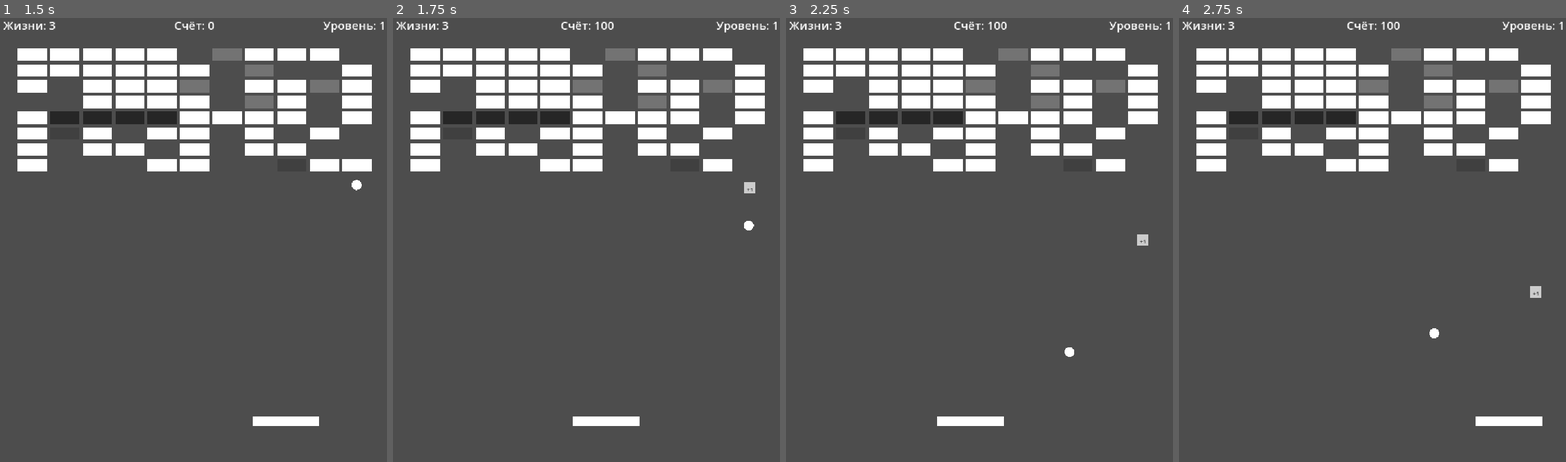
Above: before the commit, frames 1-4 (left to right).
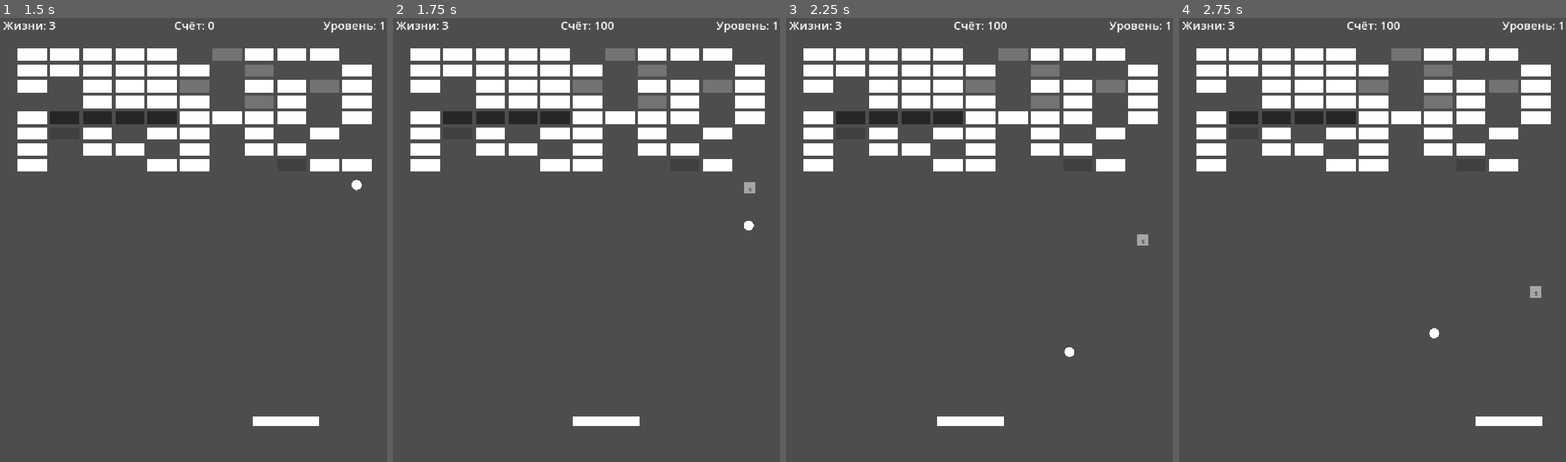
Above: after the commit, the same moments.

Repository: Ardarik421/arkanoid
Game: Godot game, scene res://scenes/main.tscn
The game is run twice, just before and just after one commit, with the same random seed, the same clock (stepped at 60 frames per second) and the same inputs. The project has no main scene, so this scene is started directly.
Inputs (mouse positions are in pixels of both pictures, inside the frame that each line leads up to):
- Up to frame 1 (1.5 s): tap Enter at 0.5 s; move the mouse to (282, 213) at 0.52 s; hold D (move_right) 0.53-1.28 s; tap Space (launch_ball) at 0.6, 1.35 s; move the mouse to (116, 262) at 1.27 s; hold A (move_left) from 1.28 s (still down)
- Up to frame 2 (1.75 s): keep holding A (move_left)
- Up to frame 3 (2.25 s): move the mouse to (1022, 137) at 2.02 s; release A (move_left) at 2.03 s; hold D (move_right) from 2.03 s (still down); tap Space (launch_ball) at 2.1 s
- Up to frame 4 (2.75 s): keep holding D (move_right)

Frame 1 is identical in both runs. In frame 2, less than 0.1% of the frame differs, in the area x 90-94%, y 36-40%; in frame 3, less than 0.1%; in frame 4, less than 0.1%, in the area x 90-94%, y 60-64%.

Commit message:
Добавили щит

Diff:
--- a/scenes/ball.gd
+++ b/scenes/ball.gd
@@ -8,8 +8,11 @@
 var is_attached: bool = true
 var is_piercing: bool = false
 var is_explosive: bool = false
+var shield_active: bool = false
+var shield_y: float = 1040.0
 
 func _ready():
+	set_collision_mask_value(1, true)
 	queue_redraw()
 
 func _draw():
@@ -23,6 +26,11 @@
 func _physics_process(delta):
 	if is_attached:
 		return
+
+	if shield_active and direction.y > 0.0:
+		if global_position.y + radius >= shield_y:
+			global_position.y = shield_y - radius
+			direction.y = -abs(direction.y)
 
 	var collision = move_and_collide(direction * speed * delta)
 
--- a/scenes/ball.tscn
+++ b/scenes/ball.tscn
@@ -6,6 +6,7 @@
 radius = 12.0
 
 [node name="Ball" type="CharacterBody2D" unique_id=139788040]
+collision_mask = 3
 script = ExtResource("1_7s4qf")
 
 [node name="CollisionShape2D" type="CollisionShape2D" parent="." unique_id=1824811220]
--- a/scenes/bonus.gd
+++ b/scenes/bonus.gd
@@ -12,7 +12,8 @@
 	FAST_BALL,
 	SPLIT_BALLS,
 	PIERCING_BALL,
-	EXPLOSIVE_BALL
+	EXPLOSIVE_BALL,
+	SHIELD
 }
 
 @export var bonus_type: BonusType = BonusType.EXPAND_PADDLE
@@ -70,6 +71,10 @@
 			bonus_color = Color(1.0, 0.2, 0.1)
 			bonus_text = "E"
 
+		BonusType.SHIELD:
+			bonus_color = Color(0.2, 0.6, 1.0)
+			bonus_text = "B"
+
 	draw_rect(rect, bonus_color)
 
 	var font = ThemeDB.fallback_font
--- a/scenes/main.gd
+++ b/scenes/main.gd
@@ -86,6 +86,8 @@
 
 const BALL_SCENE = preload("res://scenes/ball.tscn")
 
+var shield_active: bool = false
+
 
 # =========================
 # СОСТОЯНИЕ ГЕНЕРАЦИИ УРОВНЯ
@@ -114,6 +116,7 @@
 
 func _ready():
 
+	set_shield_enabled(false)
 	active_balls.append($Ball)
 
 	if use_test_level:
@@ -191,6 +194,7 @@
 	new_ball.speed = source_ball.speed
 	new_ball.is_piercing = source_ball.is_piercing
 	new_ball.is_explosive = source_ball.is_explosive
+	new_ball.shield_active = shield_active
 	new_ball.is_attached = false
 
 	for ball in active_balls:
@@ -233,6 +237,14 @@
 			ball.is_explosive = enabled
 			ball.queue_redraw()
 
+func set_shield_enabled(enabled: bool):
+	shield_active = enabled
+	$Shield.visible = enabled
+
+	for ball in active_balls:
+		if is_instance_valid(ball):
+			ball.shield_active = enabled
+
 func stop_all_balls():
 	for ball in active_balls:
 		if is_instance_valid(ball):
@@ -304,6 +316,7 @@
 	lives = 3
 	$Paddle.set_width(160.0)
 	set_all_balls_speed(700.0)
+	set_shield_enabled(false)
 
 # =========================
 # ПОБЕДА И ПОРАЖЕНИЕ
@@ -417,6 +430,9 @@
 
 		Bonus.BonusType.EXPLOSIVE_BALL:
 			set_all_balls_explosive(true)
+
+		Bonus.BonusType.SHIELD:
+			set_shield_enabled(true)
 
 func clear_bonuses():
 	for child in get_children():
--- a/scenes/main.tscn
+++ b/scenes/main.tscn
@@ -14,6 +14,9 @@
 
 [sub_resource type="RectangleShape2D" id="RectangleShape2D_2k4f0"]
 size = Vector2(960, 80)
+
+[sub_resource type="RectangleShape2D" id="RectangleShape2D_mxp4v"]
+size = Vector2(920, 12)
 
 [node name="Main" type="Node2D" unique_id=1023616930]
 script = ExtResource("1_sugp2")
@@ -125,4 +128,12 @@
 horizontal_alignment = 2
 vertical_alignment = 1
 
+[node name="Shield" type="StaticBody2D" parent="." unique_id=1753832067]
+process_mode = 4
+position = Vector2(480, 1040)
+
+[node name="CollisionShape2D" type="CollisionShape2D" parent="Shield" unique_id=1149921399]
+shape = SubResource("RectangleShape2D_mxp4v")
+disabled = true
+
 [connection signal="body_entered" from="DeathZone" to="." method="_on_death_zone_body_entered"]
